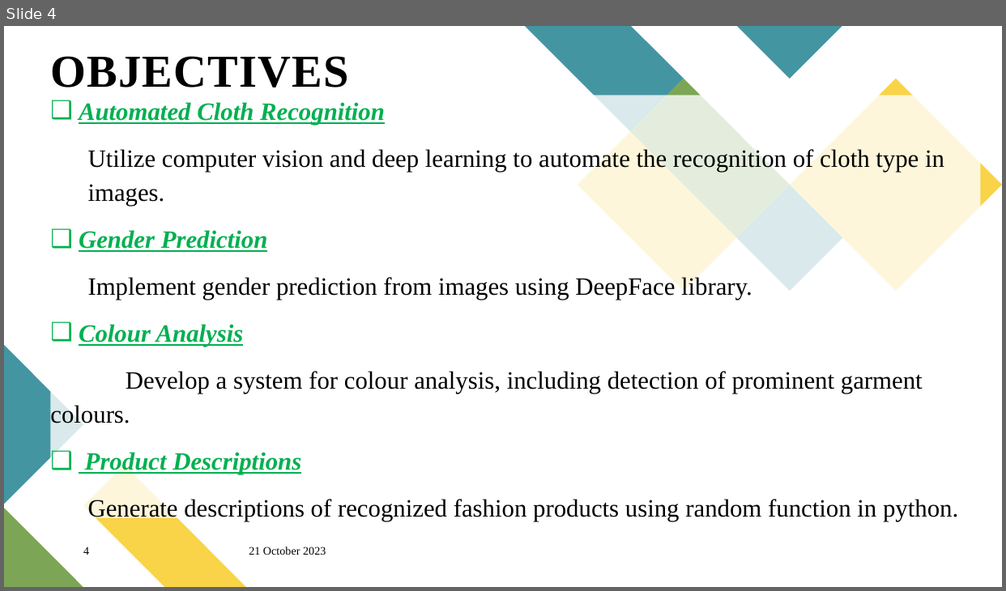
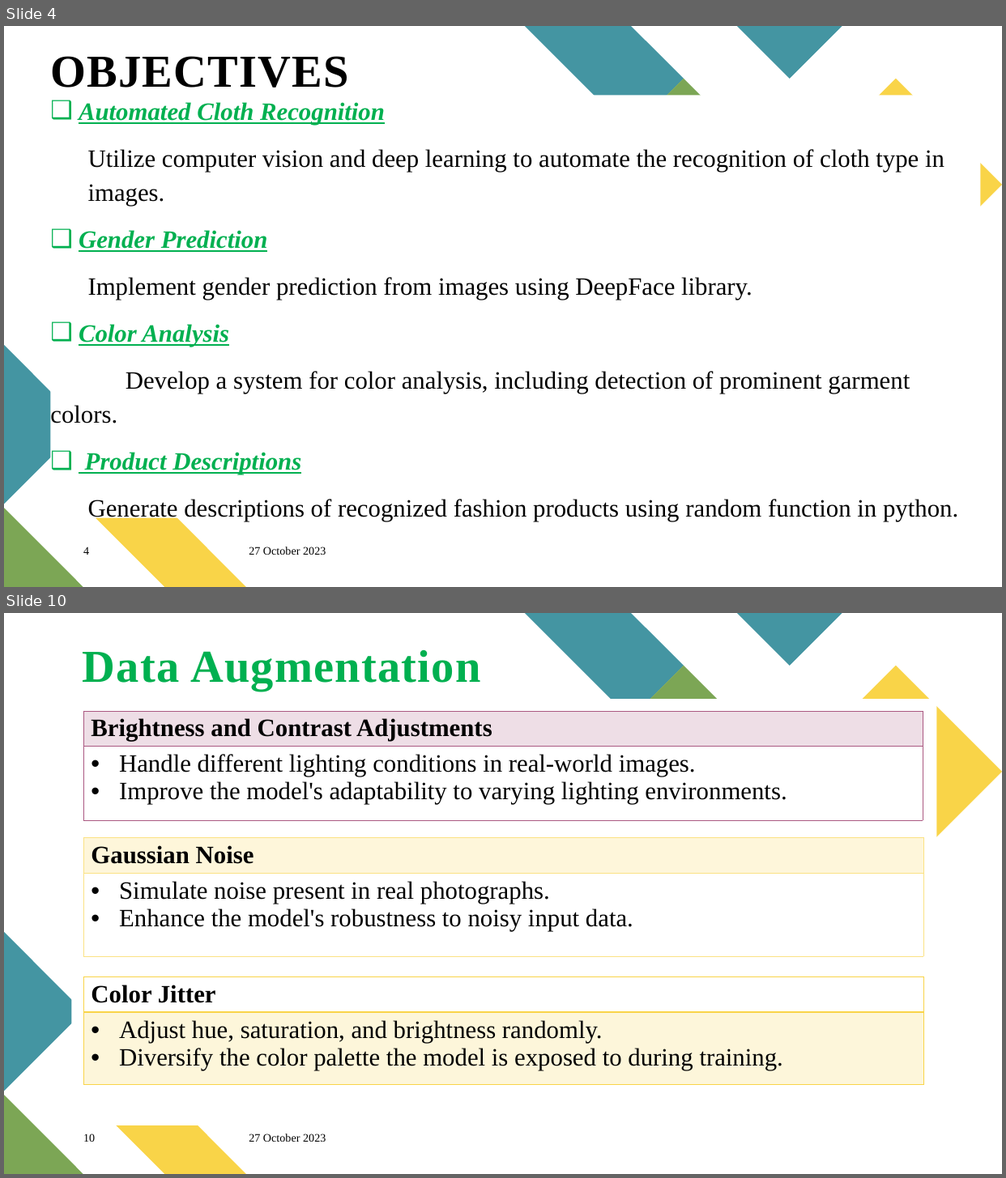
Before and after one commit to preethyannthomas/MiniProject_2024, a slide deck: Documents/Seminar.pptx. Shown one above the other, each under a label of ours: slide 4 before the commit, slides 4 and 10 after it; the slides between them are not shown. The pictures are 1006x591 and 1006x1178 pixels, drawn with LibreOffice and Linux fonts; fonts in the diff are those of the drawing. Boxes give left, top, right and bottom in pixels: in the first picture for what was removed or moved away, otherwise in the second. Text is boxed around its words. In the diff, an @@ line names an element or a change of style, - is before the commit and + after.

```diff
--- a/Documents/Seminar.pptx
+++ b/Documents/Seminar.pptx
@@ slide 10 added at [4, 613, 1002, 1174], background #FFFFFF; not listed: 7 template elements that a slide beside it also shows @@
@@ title added at [83, 650, 481, 692], 44 pt, text #00B050, bold @@
+Data Augmentation
@@ rectangle added at [71, 699, 937, 1126], fill #FFFFFF @@
@@ table added at [83, 711, 923, 823], 2 rows, 1 columns @@
+Brightness and Contrast Adjustments
+Handle different lighting conditions in real-world images. / Improve the model's adaptability to varying lighting environments.
@@ table added at [83, 838, 923, 960], 2 rows, 1 columns @@
+Gaussian Noise
+Simulate noise present in real photographs. / Enhance the model's robustness to noisy input data.
@@ table added at [83, 977, 923, 1088], 2 rows, 1 columns @@
+Color Jitter
+Adjust hue, saturation, and brightness randomly. / Diversify the color palette the model is exposed to during training.
@@ page number added at [83, 1134, 95, 1142], 11 pt, text #000000 @@
+10
@@ text added at [249, 1134, 326, 1142], 11 pt, text #000000 @@
+27 October 2023
@@ slide 4 changed as well @@
@@ freeform shape removed at [577, 131, 737, 291] @@
@@ text at [50, 324, 910, 428]: text changed @@
-❑ Colour Analysis
-Develop a system for colour analysis, including detection of prominent garment colours.
+❑ Color Analysis
+Develop a system for color analysis, including detection of prominent garment colors.
@@ text at [249, 547, 326, 555]: text changed @@
-21 October 2023
+27 October 2023
```
Also in this commit, not shown: 3 other slides changed, 22 other slides added, 8 slides removed, 51 other files.
